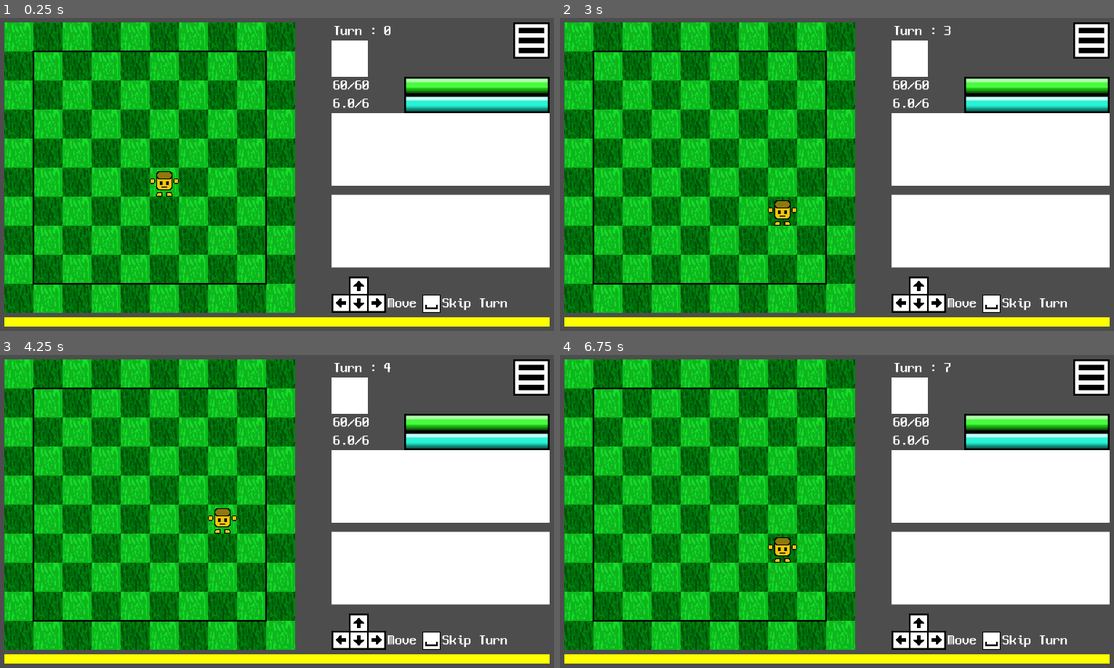
Above: before the commit, frames 1-4 (two rows, left to right).
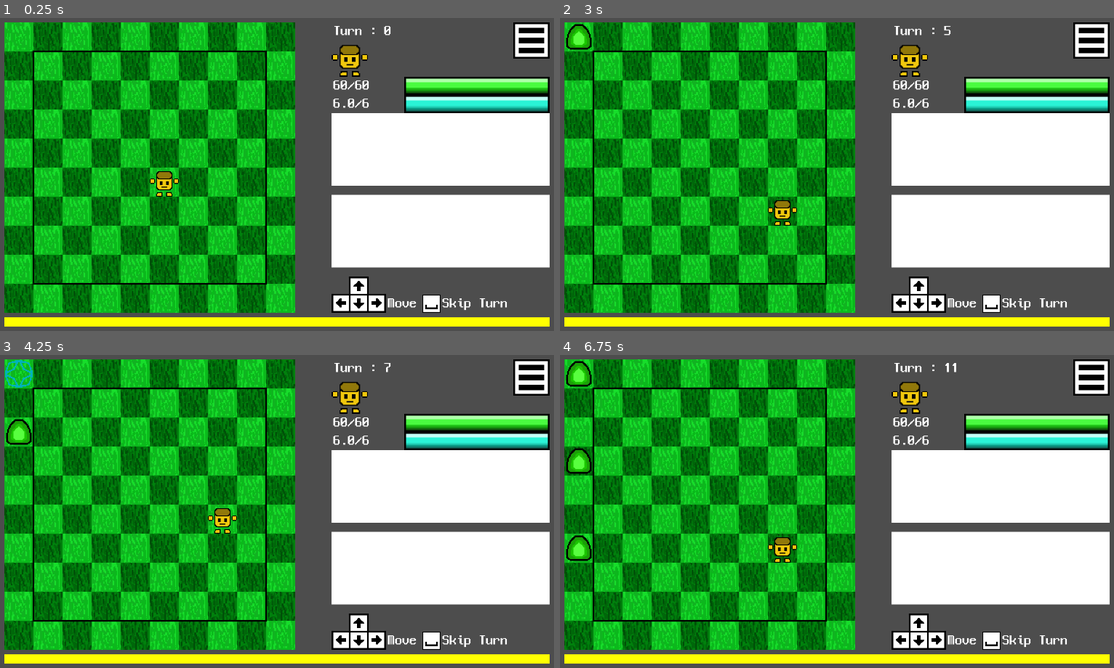
Above: after the commit, the same moments.

Repository: pupungeggang4/Godot-Roguelike
Game: Godot game, scene res://scene/battle.tscn
The game is run twice, just before and just after one commit, with the same random seed, the same clock (stepped at 60 frames per second) and the same inputs. This scene is started directly instead of the project's main scene.
Inputs (mouse positions are in pixels of both pictures, inside the frame that each line leads up to):
- Up to frame 1 (0.25 s): no input
- Up to frame 2 (3 s): tap Enter at 0.5, 2 s; move the mouse to (964, 152) at 0.52 s; hold D (right) 0.53-1.28 s; click (964, 152) at 0.6 s; tap Space (skip) at 1.25, 2.75 s; move the mouse to (720, 183) at 1.27 s; hold S (down) 1.28-2.03 s; click (720, 183) at 1.35 s; move the mouse to (892, 96) at 2.02 s; hold D (right) 2.03-2.78 s; click (892, 96) at 2.1 s; move the mouse to (809, 233) at 2.77 s; hold W (up) from 2.78 s (still down); click (809, 233) at 2.85 s
- Up to frame 3 (4.25 s): tap Enter at 3.5 s; move the mouse to (448, 552) at 3.52 s; release W (up) at 3.53 s; hold A (left) from 3.53 s (still down); click (448, 552) at 3.6 s; tap Space (skip) at 4.15 s
- Up to frame 4 (6.75 s): move the mouse to (665, 455) at 4.27 s; click (665, 455) at 4.35 s; tap Space (skip) at 5 s; move the mouse to (864, 505) at 5.02 s; release A (left) at 5.03 s; hold S (down) 5.03-5.78 s; click (864, 505) at 5.1 s; move the mouse to (748, 423) at 5.77 s; hold D (right) 5.78-6.53 s; click (748, 423) at 5.85 s; move the mouse to (964, 489) at 6.52 s; hold W (up) from 6.53 s (still down); click (964, 489) at 6.6 s

The runs differ from the first frame. In frame 1, 0.8% of the frame differs, in the area x 59-67%, y 7-19%; in frame 2, 1.1%; in frame 3, 1.2%; in frame 4, 1.7%, in the area x 1-72%, y 1-66%.

Commit message:
Enemy Move

Diff:
--- a/Game/scene/battle.tscn
+++ b/Game/scene/battle.tscn
@@ -10,6 +10,7 @@
 [ext_resource type="Script" uid="uid://5flyevv05coi" path="res://script/battle_ui.gd" id="6_bdn7b"]
 [ext_resource type="Texture2D" uid="uid://dm27soybbfu2t" path="res://image/Space.png" id="6_yyook"]
 [ext_resource type="Theme" uid="uid://cck5exjquex2v" path="res://resource/font_neodgm.tres" id="7_5mh2w"]
+[ext_resource type="Texture2D" uid="uid://d1r5sevldrky8" path="res://image/thing/Player.png" id="8_i5dg4"]
 [ext_resource type="Texture2D" uid="uid://coxpmea8ocsb3" path="res://image/EmptyBar.png" id="8_o18kk"]
 [ext_resource type="Texture2D" uid="uid://dy67cw4d6thgm" path="res://image/HPBarFull.png" id="9_i5dg4"]
 [ext_resource type="Texture2D" uid="uid://dbk7ysjqwfiyj" path="res://image/EnergyBarFull.png" id="10_ef046"]
@@ -37,6 +38,8 @@
 position = Vector2(40, 40)
 tile_map_data = PackedByteArray("AAAAAAAAAAABAAAAAAABAAEAAAABAAAAAAAAAAEAAAAAAAAAAAABAAAAAAAAAAAAAAAEAAYAAAABAAAAAAAFAA …(1520 unchanged characters)…
 tile_set = ExtResource("3_ebedk")
+
+[node name="Spawn" type="Node2D" parent="Field"]
 
 [node name="Unit" type="Node2D" parent="Field"]
 
@@ -108,12 +111,13 @@
 offset_right = 1000.0
 offset_bottom = 320.0
 
-[node name="Portrait" type="ColorRect" parent="Right"]
+[node name="Portrait" type="TextureRect" parent="Right"]
 layout_mode = 0
 offset_left = 760.0
 offset_top = 80.0
 offset_right = 840.0
 offset_bottom = 160.0
+texture = ExtResource("8_i5dg4")
 
 [node name="HPBarEmpty" type="Sprite2D" parent="Right"]
 position = Vector2(920, 160)
--- a/Game/scene/window/reward.tscn
+++ b/Game/scene/window/reward.tscn
@@ -7,3 +7,10 @@
 anchor_bottom = 1.0
 grow_horizontal = 2
 grow_vertical = 2
+
+[node name="Background" type="ColorRect" parent="."]
+layout_mode = 0
+offset_left = 160.0
+offset_top = 40.0
+offset_right = 1120.0
+offset_bottom = 680.0
--- a/Game/script/scene/battle.gd
+++ b/Game/script/scene/battle.gd
@@ -16,6 +16,8 @@
 var wave = [[3, 1], [6, 1], [9, 1]]
 
 @onready var node_player = get_node('Field/Unit/Player')
+@onready var node_spawn = get_node('Field/Spawn')
+@onready var node_enemy = get_node('Field/Enemy')
 
 func _ready() -> void:
     battle_init()
@@ -33,7 +35,28 @@
     pass
 
 func enemy_turn() -> void:
-    pass
+    for e in node_enemy.get_children():
+        e.coord[0] += 1
+        Func.adjust_position(e)
+    spawn_handle()
+
+func spawn_handle() -> void:
+    for w in wave:
+        if turn >= w[0]:
+            var spawn = load('res://scene/thing/spawn.tscn').instantiate()
+            spawn.set_data(w[1])
+            tile[0][0] = spawn
+            spawn.coord = [0, 0]
+            Func.adjust_position(spawn)
+            node_spawn.add_child(spawn)
+            wave.erase(w)
+
+    for s in node_spawn.get_children():
+        if s.left_turn <= 0:
+            s.spawn_unit()
+            node_spawn.remove_child(s)
+        else:
+            s.left_turn = 0
 
 func start_turn() -> void:
     turn += 1
--- a/Game/script/thing/player_battle.gd
+++ b/Game/script/thing/player_battle.gd
@@ -57,3 +57,8 @@
                     Battle.enemy_turn()
                     Battle.start_turn()
                     Func.adjust_position(self)
+
+    if Input.is_action_just_released('skip'):
+        Battle.end_turn()
+        Battle.enemy_turn()
+        Battle.start_turn()
--- a/Game/script/thing/spawn.gd
+++ b/Game/script/thing/spawn.gd
@@ -1,6 +1,11 @@
 extends Node2D
 
+var coord = [0, 0]
 var ID = 1
+var left_turn = 1
+
+@onready var node_enemy = get_node('../../Enemy')
+@onready var node_battle = get_node('/root/Battle')
 
 func _ready():
     pass
@@ -9,4 +14,8 @@
     ID = i
 
 func spawn_unit():
-    pass
+    var enemy = load('res://scene/thing/unit.tscn').instantiate()
+    enemy.coord = [coord[0], coord[1]]
+    node_battle.tile[enemy.coord[0]][enemy.coord[1]] = enemy
+    Func.adjust_position(enemy)
+    node_enemy.add_child(enemy)
--- a/Game/script/thing/unit.gd
+++ b/Game/script/thing/unit.gd
@@ -5,6 +5,7 @@
 var status = []
 var coord = [0, 0]
 var ID = 0
+var side = 1
 
 func _ready() -> void:
     pass
Not shown: 1 places in Game/scene/battle.tscn that only renumber resources
